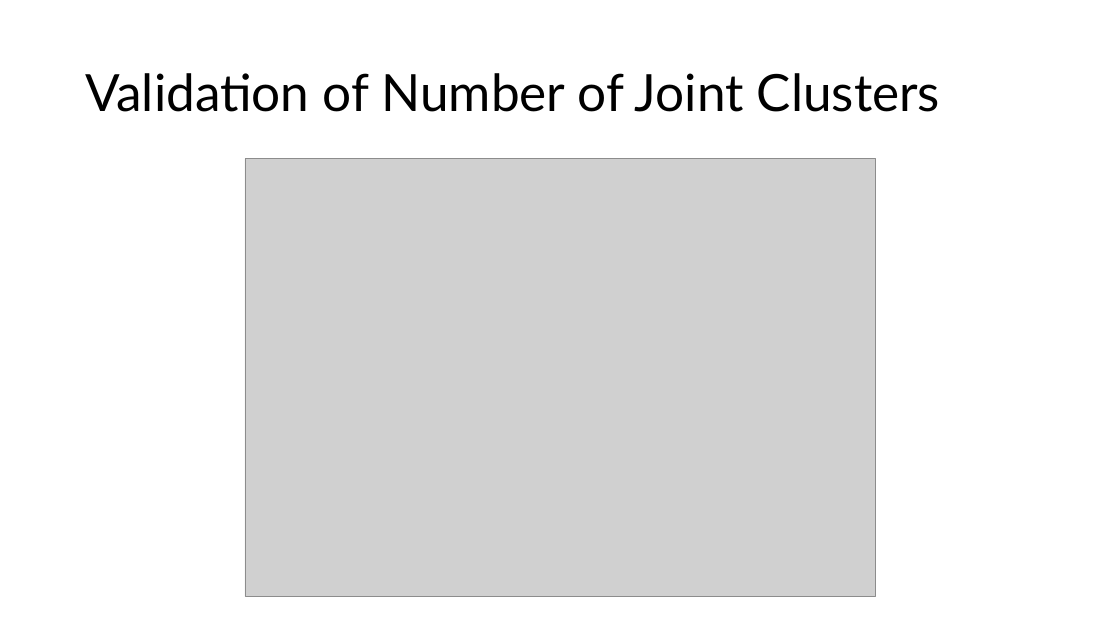
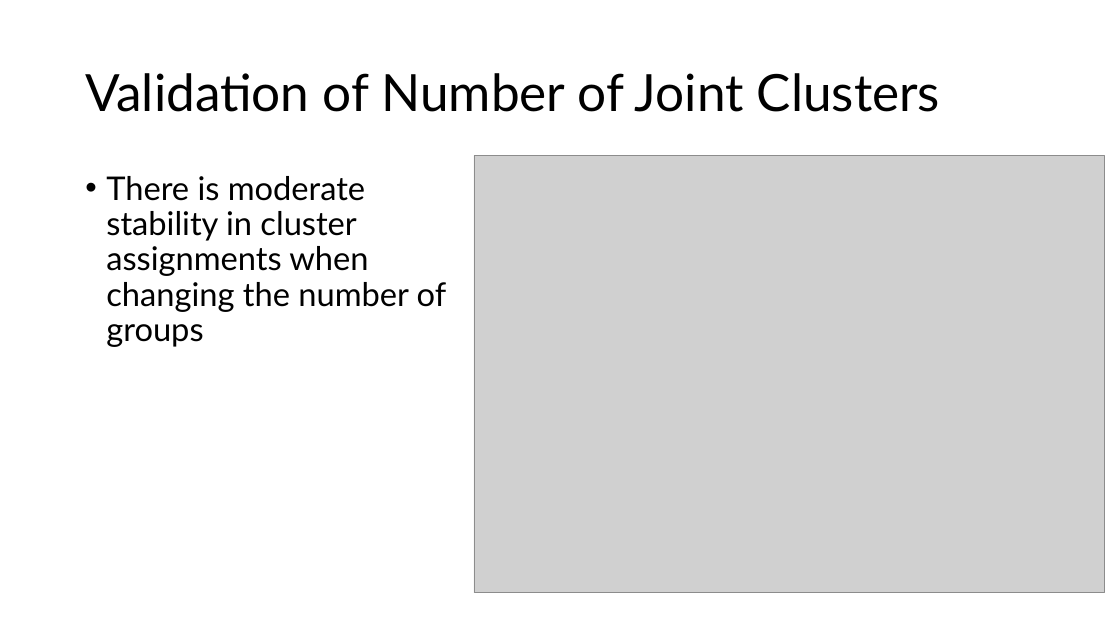
Before and after one commit to eweible/CF_Multi-omic_Clustering, a slide deck: slide 15 of Dissemination/Weible_Defense.pptx (slide 12 before the commit). Drawn at 1120x630 pixels with LibreOffice and Linux fonts; fonts in the diff are those of the drawing; grey boxes stand for pictures. Boxes give left, top, right and bottom in pixels: in the first picture for what was removed or moved away, otherwise in the second. Text is boxed around its words. In the diff, an @@ line names an element or a change of style, - is before the commit and + after.

```diff
--- a/Dissemination/Weible_Defense.pptx
+++ b/Dissemination/Weible_Defense.pptx
@@ text added at [106, 176, 447, 347], 28 pt, text #000000 @@
+• There is moderate stability in cluster assignments when changing the number of groups
@@ picture: place and size @@
-picture at [245, 159, 875, 597]
+picture at [474, 155, 1104, 593]
```
Also in this commit, not shown: 17 other slides changed, 17 slides added, 3 slides removed, 6 other files.
